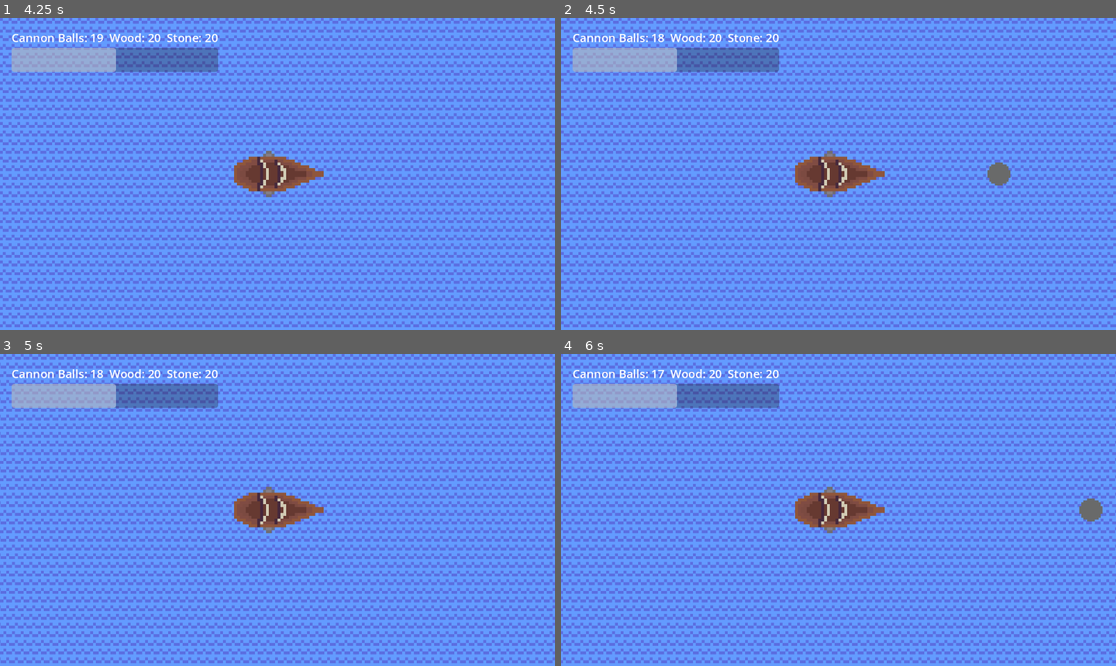
Above: before the commit, frames 1-4 (two rows, left to right).
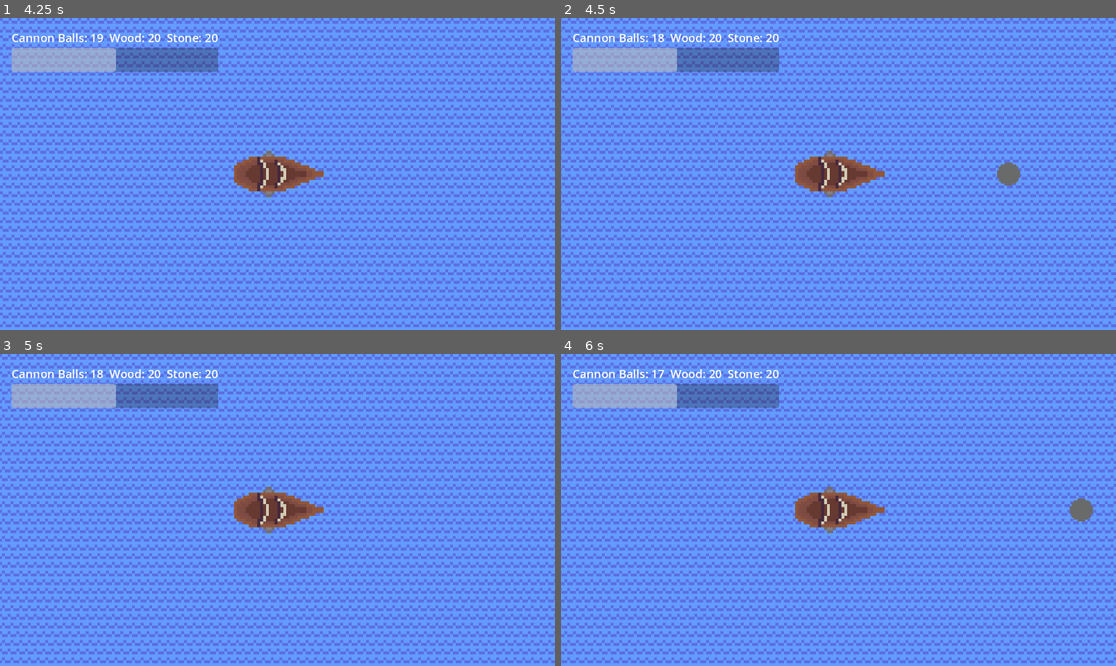
Above: after the commit, the same moments.

Repository: zafarcaydan/boat-man
Game: Godot game, scene res://scenes/start_menu.tscn
The game is run twice, just before and just after one commit, with the same random seed, the same clock (stepped at 60 frames per second) and the same inputs. The engine's default icon, where the game draws it, is replaced by a stand-in: a white triangle on a blue panel in a dark square.
Inputs:
- Up to frame 1 (4.25 s): click "PLAY" at 0.5 s; tap Enter at 1.25, 3.5 s; tap A (Key_A) at 1.35 s; tap Space (Key_Space) at 2 s; tap D (Key_D) at 2.1 s; hold E (Key_E) 2.78-3.53 s; tap Q (Key_Q) at 3.6 s
- Up to frame 2 (4.5 s): tap Space (Key_Space) at 4.25 s; tap S (Key_S) at 4.35 s
- Up to frame 3 (5 s): no input
- Up to frame 4 (6 s): tap Space (Key_Space) at 5.1 s; tap W (Key_W) at 5.85 s

Frame 1 is identical in both runs. In frame 2, 13% of the frame differs, in the area x 0-100%, y 0-100%; in frame 3, 40%; in frame 4, 40%.

Commit message:
improved island spawning and boat movement

Diff:
--- a/enimies/basic_enemy.tscn
+++ b/enimies/basic_enemy.tscn
@@ -8,8 +8,9 @@
 
 [node name="Basic Enemy" type="CharacterBody2D" groups=["Enemies"]]
 collision_layer = 2
+collision_mask = 4
 script = ExtResource("1_7attk")
-move_speed = 475
+move_speed = 525
 
 [node name="CollisionShape2D" type="CollisionShape2D" parent="."]
 position = Vector2(-19, 0)
--- a/enimies/fast_enemy.tscn
+++ b/enimies/fast_enemy.tscn
@@ -11,8 +11,9 @@
 
 [node name="fast_enemy" type="CharacterBody2D" groups=["Enemies"]]
 collision_layer = 2
+collision_mask = 4
 script = ExtResource("1_kn04t")
-move_speed = 525
+move_speed = 600
 
 [node name="CollisionShape2D" type="CollisionShape2D" parent="."]
 shape = SubResource("RectangleShape2D_2e87y")
--- a/player/boat.gd
+++ b/player/boat.gd
@@ -81,31 +81,31 @@
 		add_sibling.call_deferred(new_feature)
 
 func spawn_enemy(iteration: int, type: Resource) ->void:
-	var new_enemy : Enemy = type.instantiate()
-	new_enemy.global_position = Vector2(cos(rotation + iteration/1.25), sin(rotation + iteration/1.25)) * spawn_dist
-	add_sibling.call_deferred(new_enemy)
+	pass
+	#var new_enemy : Enemy = type.instantiate()
+	#new_enemy.global_position = Vector2(cos(rotation + iteration/1.25), sin(rotation + iteration/1.25)) * spawn_dist
+	#add_sibling.call_deferred(new_enemy)
 
 func _on_world_update_timer_timeout() -> void:
 	var resource_amount : int= 0
 	for i in resources: resource_amount += resources[i][0]
 	fitness =  (stats[&"cannon_ball_speed"] / 250.0 + health)/20.0 + resource_amount / 100
 
-	for i in range(2):
-		var spawn_choice : int = [1, 1, 1, 1, 2].pick_random()
-		var offset := i * PI
+	var spawn_choice : int = [1, 1, 1, 1, 2].pick_random()
+	var offset := atan2(velocity.y, velocity.x)
 
-		if spawn_choice == 1:
-			offset += randf_range(-PI/2, PI/2)
-			var new_cache := CACHE.instantiate()
-			new_cache.global_position = Vector2(cos(rotation + offset), sin(rotation + offset)) * spawn_dist + global_position
-			new_cache.item_type = GT.resource_types.Cannon_Balls
-			spawn_feature(new_cache)
+	if spawn_choice == 1:
+		offset += randf_range(-PI/2, PI/2)
+		var new_cache := CACHE.instantiate()
+		new_cache.global_position = Vector2(cos(rotation + offset), sin(rotation + offset)) * spawn_dist * 0.9 + global_position
+		new_cache.item_type = GT.resource_types.Cannon_Balls
+		spawn_feature(new_cache)
 
-		elif spawn_choice == 2:
-			offset += randf_range(-PI/6, PI/6)
-			var new_island := ISLAND.instantiate()
-			new_island.global_position = Vector2(cos(rotation + offset), sin(rotation + offset)) * spawn_dist + global_position
-			spawn_feature(new_island)
+	elif spawn_choice == 2:
+		offset += randf_range(-PI/6, PI/6)
+		var new_island := ISLAND.instantiate()
+		new_island.global_position = Vector2(cos(rotation + offset), sin(rotation + offset)) * spawn_dist * 0.9 + global_position
+		spawn_feature(new_island)
 	if not compass.visible and int(time_passed) > %"World Update Timer".wait_time:
 		if int(time_passed) % 36 >= 0 and int(time_passed) % 36 < %"World Update Timer".wait_time:
 			for j in range(26 + int(fitness)): spawn_enemy(j, BASIC_ENEMY)
--- a/player/boat.tscn
+++ b/player/boat.tscn
@@ -12,10 +12,9 @@
 
 [node name="Boat" type="CharacterBody2D" groups=["Boat_Node"]]
 z_index = 1
-collision_mask = 3
 script = ExtResource("1_wvsoj")
 spawn_dist = 1400
-move_speed = 375
+move_speed = 500
 
 [node name="Sprite2D" type="Sprite2D" parent="."]
 scale = Vector2(6, 6)
--- a/scenes/cannon_ball.tscn
+++ b/scenes/cannon_ball.tscn
@@ -8,7 +8,8 @@
 
 [node name="Cannon Ball" type="Area2D" groups=["Cannon Ball", "Rendered Object"]]
 top_level = true
-collision_mask = 3
+collision_layer = 7
+collision_mask = 7
 script = ExtResource("1_231cn")
 
 [node name="Sprite2D" type="Sprite2D" parent="."]
